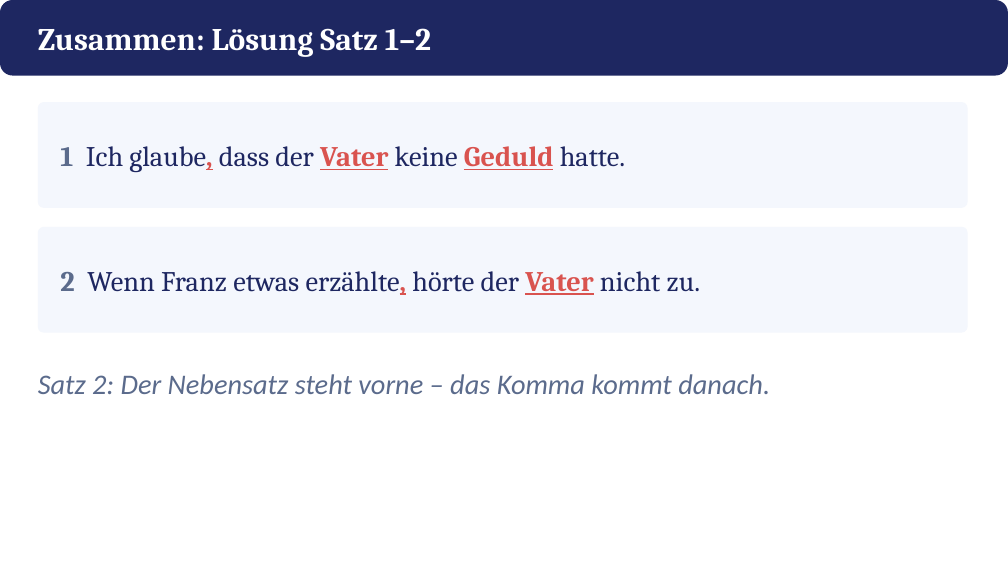
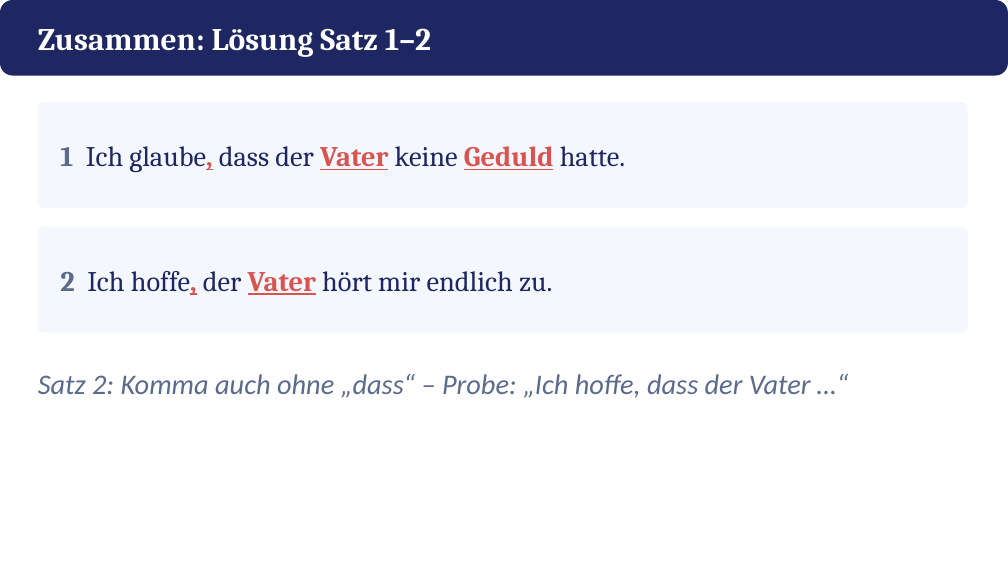
Before and after one commit to golzkonstantin-gif/Schule, a slide deck: slide 10 of Deutsch_11/Kafka_Appell/Praesentation_Kafkas_Appell.pptx (slide 7 before the commit). Drawn at 1008x567 pixels with LibreOffice and Linux fonts; fonts in the diff are those of the drawing. Boxes give left, top, right and bottom in pixels: in the first picture for what was removed or moved away, otherwise in the second. Text is boxed around its words. In the diff, an @@ line names an element or a change of style, - is before the commit and + after.

```diff
--- a/Deutsch_11/Kafka_Appell/Praesentation_Kafkas_Appell.pptx
+++ b/Deutsch_11/Kafka_Appell/Praesentation_Kafkas_Appell.pptx
@@ text at bbox=[60, 271, 552, 295]: text changed @@
-2 Wenn Franz etwas erzählte, hörte der Vater nicht zu.
+2 Ich hoffe, der Vater hört mir endlich zu.
@@ text at bbox=[38, 374, 811, 398]: text changed @@
-Satz 2: Der Nebensatz steht vorne – das Komma kommt danach.
+Satz 2: Komma auch ohne „dass“ – Probe: „Ich hoffe, dass der Vater …“
```
Also in this commit, not shown: 5 other slides changed, 6 slides added, 1 slide removed, 15 other files.
